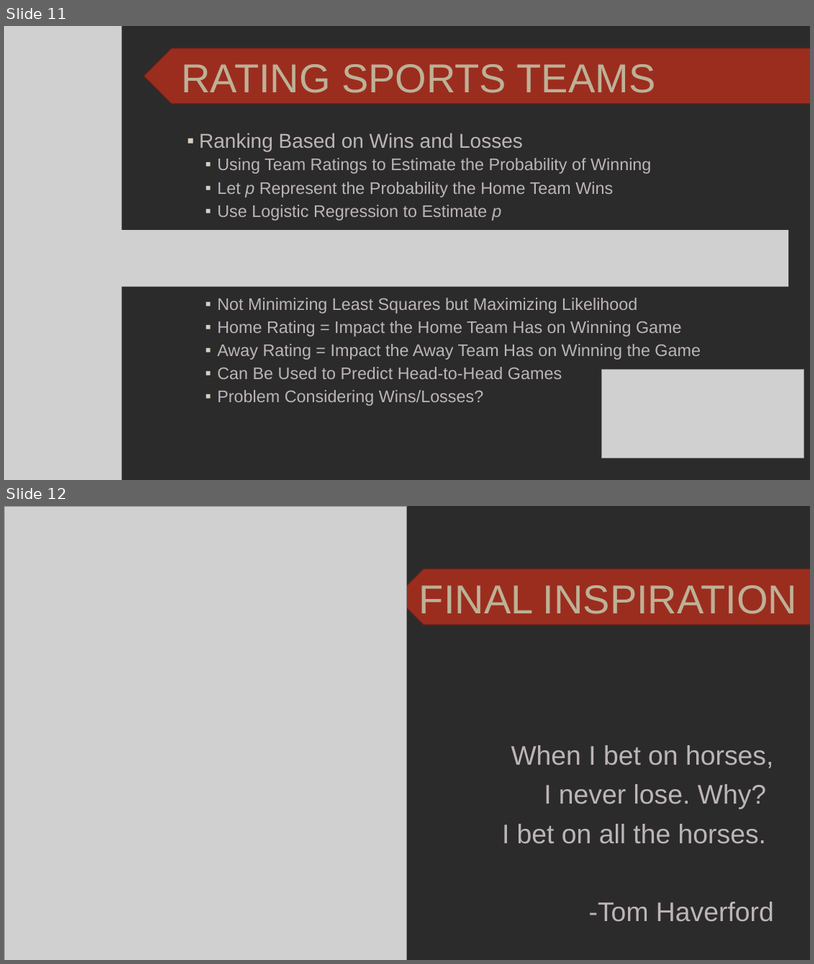
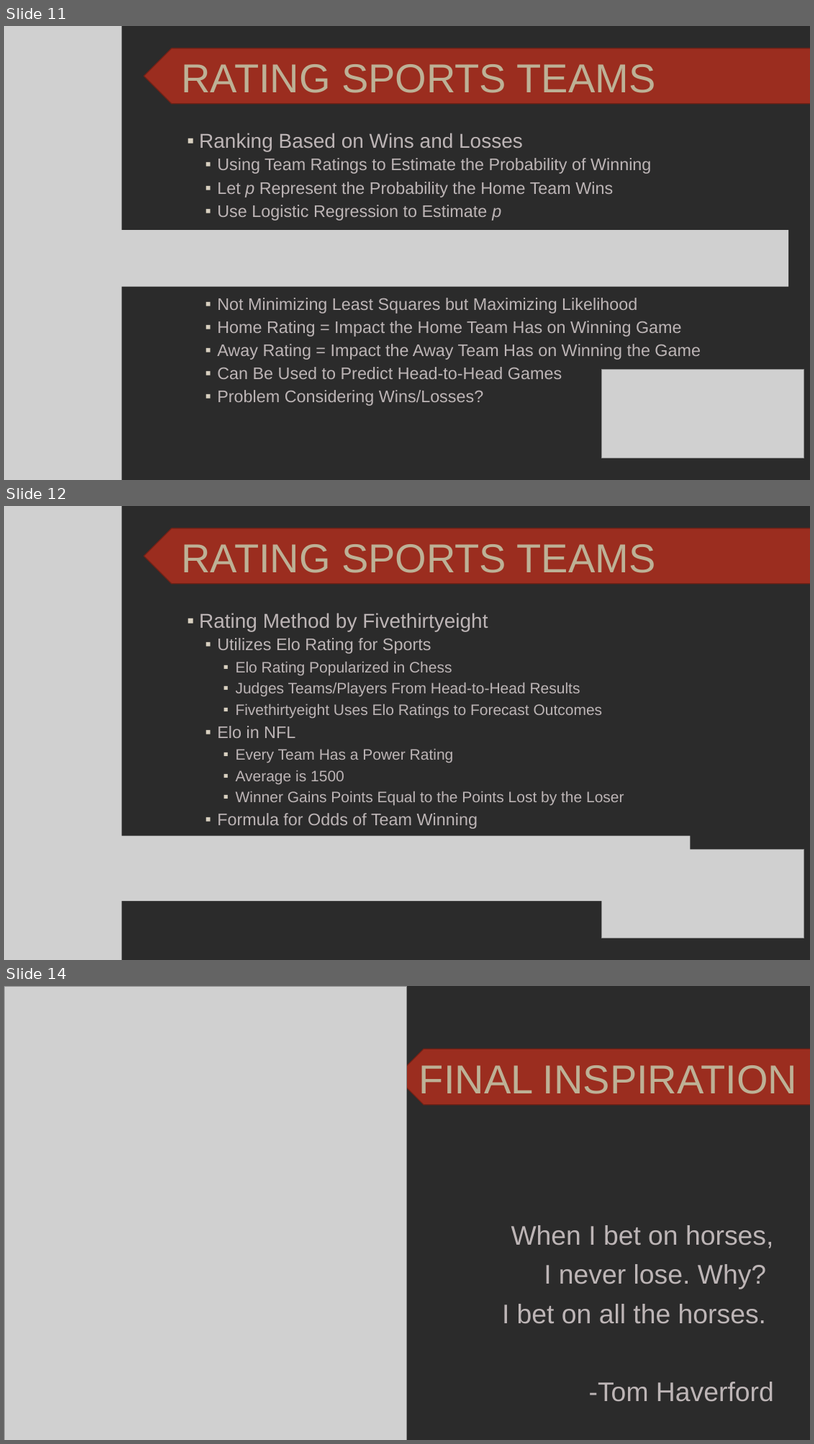
Before and after one commit to SuperMarioGiacomazzo/STOR390_WEBSITE, a slide deck: Slides/Gambling 2/Gambling_2_Lecture.pptx. Shown one above the other, each under a label of ours: slides 11 and 12 before the commit, slides 11, 12 and 14 after it; the slides between them are not shown. The pictures are 814x964 and 814x1444 pixels, drawn with LibreOffice and Linux fonts; fonts in the diff are those of the drawing; grey boxes stand for pictures; background and template pictures are left out; a plain dark background stands for a picture behind light text. Boxes give left, top, right and bottom in pixels: in the first picture for what was removed or moved away, otherwise in the second. Text is boxed around its words. In the diff, an @@ line names an element or a change of style, - is before the commit and + after.

```diff
--- a/Slides/Gambling 2/Gambling_2_Lecture.pptx
+++ b/Slides/Gambling 2/Gambling_2_Lecture.pptx
@@ slide 12 added at (4,506,810,960), background picture (left out) @@
@@ picture added at (4,506,122,960) @@
@@ chevron added at (144,528,810,584), fill #9B2D1F, outline #732117 1 pt @@
@@ title added at (181,544,656,573), 48 pt, text #BDB196 @@
+RATING SPORTS TEAMS
@@ text added at (199,613,624,829), 18 pt, text #BDB5B6 @@
+▪ Rating Method by Fivethirtyeight
+  ▪ Utilizes Elo Rating for Sports
+    ▪ Elo Rating Popularized in Chess
+    ▪ Judges Teams/Players From Head-to-Head Results
+    ▪ Fivethirtyeight Uses Elo Ratings to Forecast Outcomes
+  ▪ Elo in NFL
+    ▪ Every Team Has a Power Rating
+    ▪ Average is 1500
+    ▪ Winner Gains Points Equal to the Points Lost by the Loser
+  ▪ Formula for Odds of Team Winning
@@ picture added at (4,836,691,901) @@
@@ picture added at (602,849,805,938) @@
@@ what was slide 12 is now slide 14 @@
```
Also in this commit, not shown: 1 other slide added, 2 other files.
